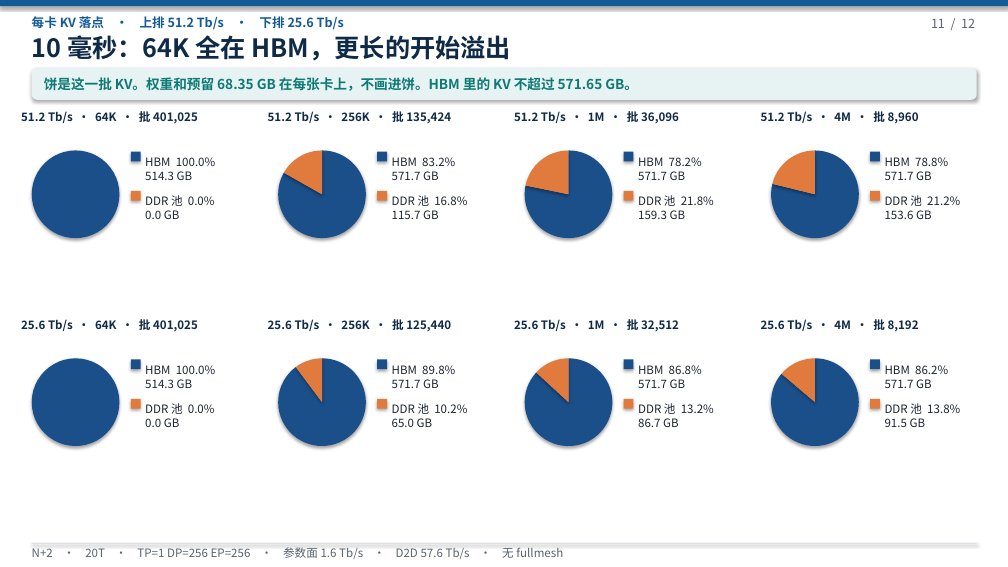
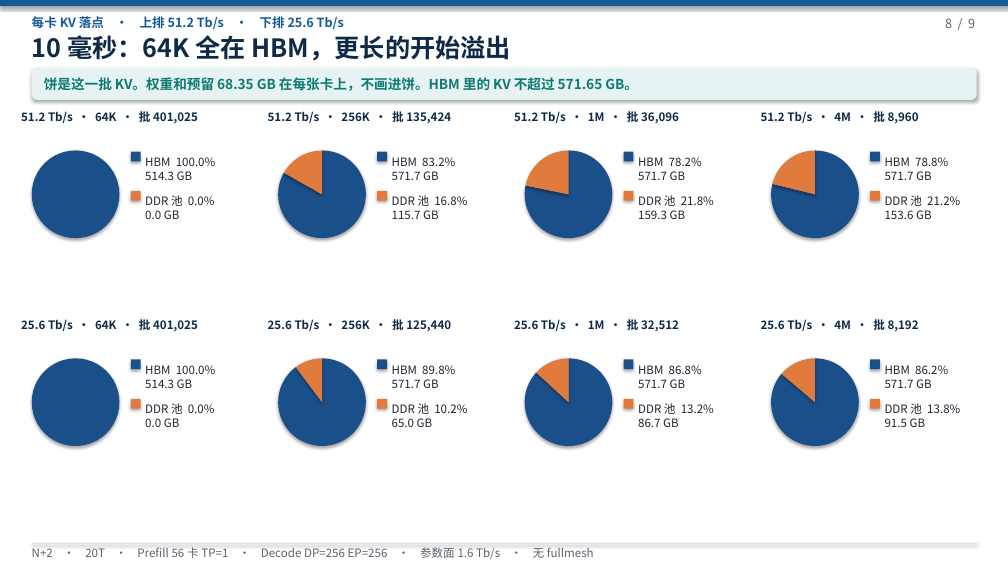
Before and after one commit to 69515164-rgb/UCL-MPComm, a slide deck: slide 8 of docs/N+2-20T-V4-无TP.pptx (slide 11 before the commit). Drawn at 1008x567 pixels with LibreOffice and Linux fonts; fonts in the diff are those of the drawing. Boxes give left, top, right and bottom in pixels: in the first picture for what was removed or moved away, otherwise in the second. Text is boxed around its words. In the diff, an @@ line names an element or a change of style, - is before the commit and + after.

```diff
--- a/docs/N+2-20T-V4-无TP.pptx
+++ b/docs/N+2-20T-V4-无TP.pptx
@@ text at [945,18,975,28]: text changed @@
-11 / 12
+8 / 9
@@ text at [32,547,594,559]: text changed @@
-N+2 · 20T · TP=1 DP=256 EP=256 · 参数面 1.6 Tb/s · D2D 57.6 Tb/s · 无 fullmesh
+N+2 · 20T · Prefill 56 卡 TP=1 · Decode DP=256 EP=256 · 参数面 1.6 Tb/s · 无 fullmesh
```
Also in this commit, not shown: 8 other slides changed, 3 slides removed, 1 other file.
